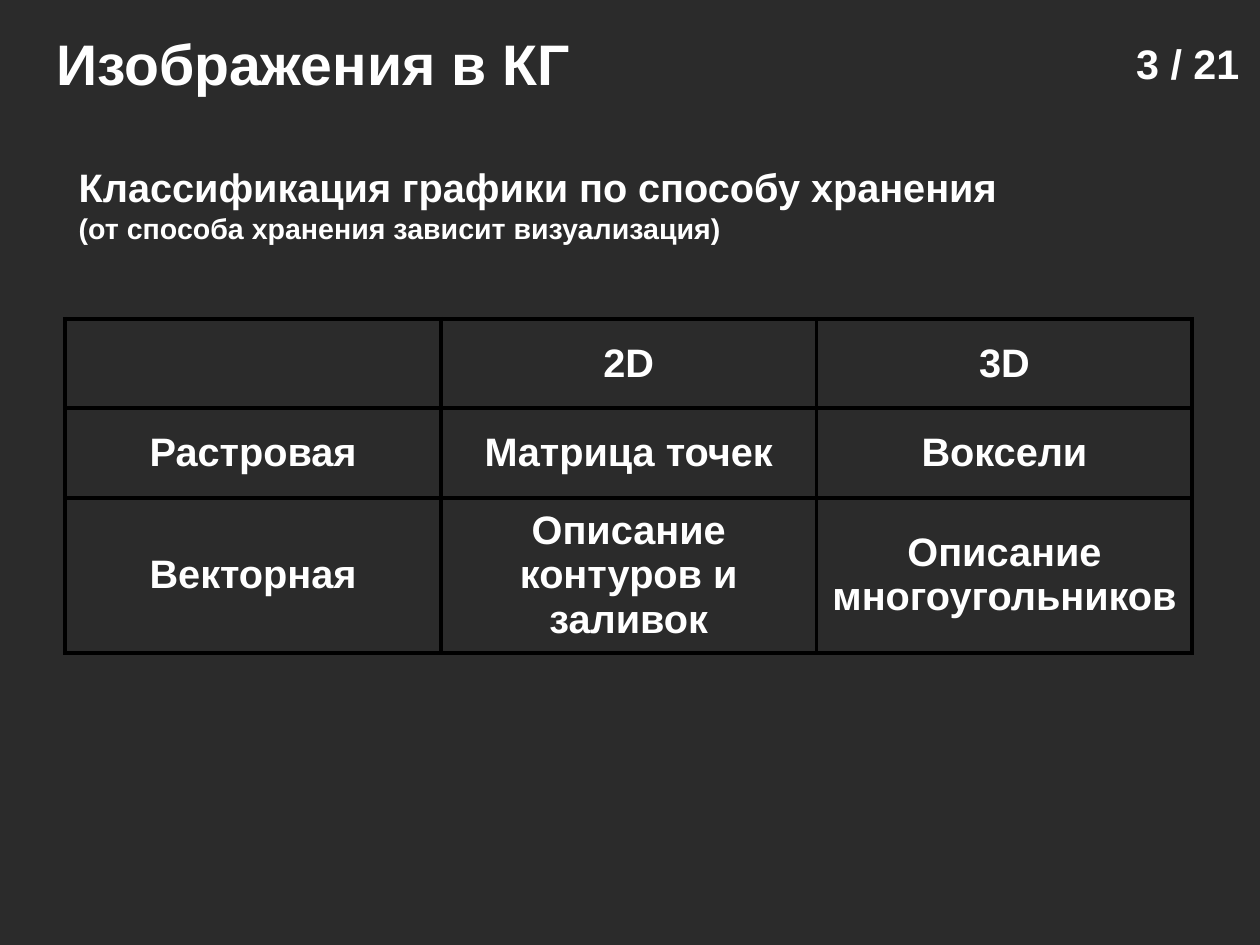
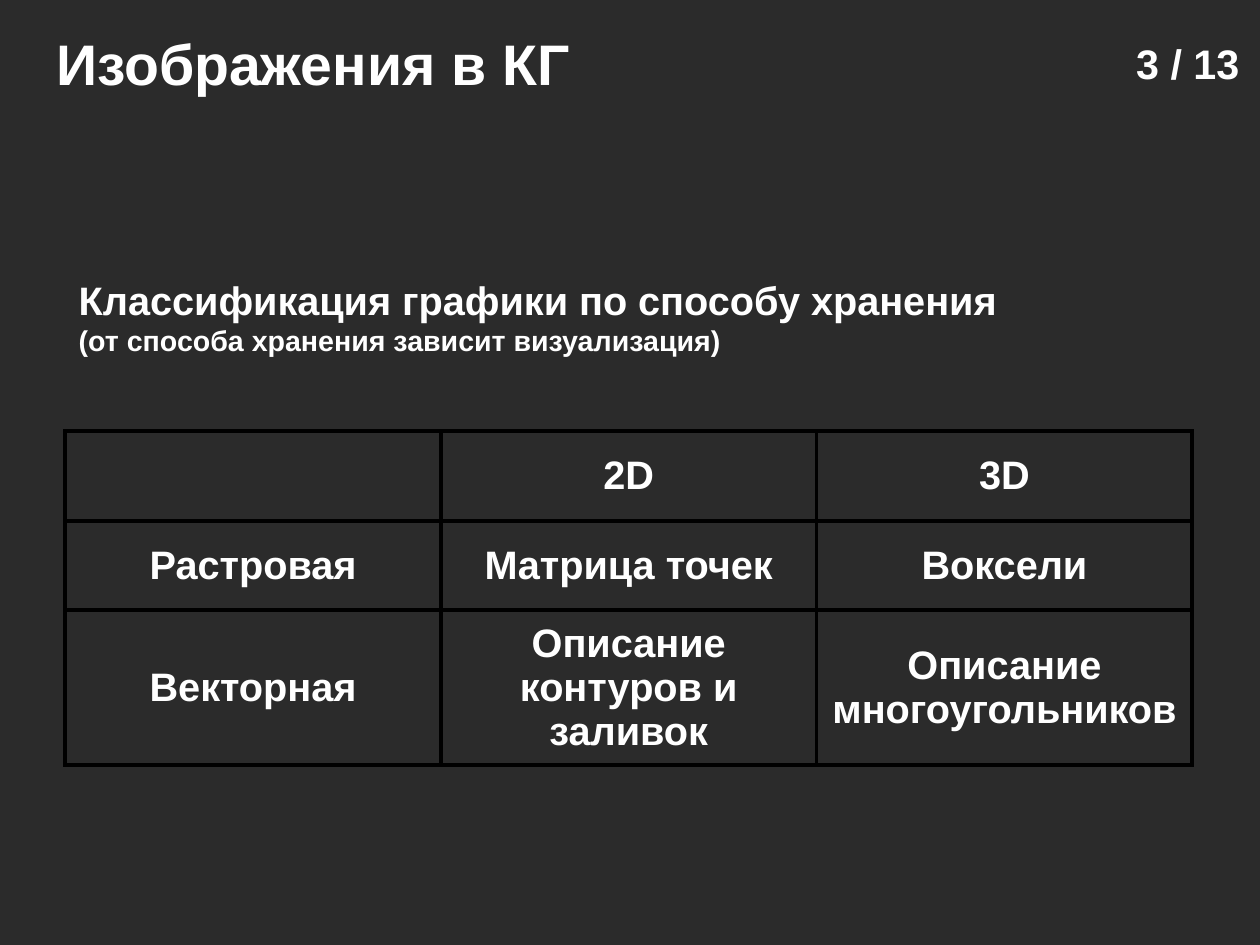
Before and after one commit to icosaeder/vr-lect, a slide deck: slide 3 of Лекции/Лекция 2/Лекция №2.odp. Drawn at 1260x945 pixels with LibreOffice and Linux fonts; fonts in the diff are those of the drawing; background and template pictures are left out; a plain dark background stands for a picture behind light text. Boxes give left, top, right and bottom in pixels: in the first picture for what was removed or moved away, otherwise in the second. Text is boxed around its words. In the diff, an @@ line names an element or a change of style, - is before the commit and + after.

```diff
--- a/Лекции/Лекция 2/Лекция №2.odp
+++ b/Лекции/Лекция 2/Лекция №2.odp
@@ page number at [1136, 50, 1239, 80]: text changed @@
-3 / 21
+3 / 13
@@ text "Классификация графики по способу хранения ...": place and size @@
-text "Классификация графики по способу хранения ..." at [79, 173, 997, 244]
+text "Классификация графики по способу хранения ..." at [79, 286, 997, 357]
@@ table: place and size @@
-table at [65, 319, 1194, 653]
+table at [65, 431, 1194, 765]
```
Also in this commit, not shown: 3 other slides changed, 8 slides added, 16 slides removed, 2 other files.
